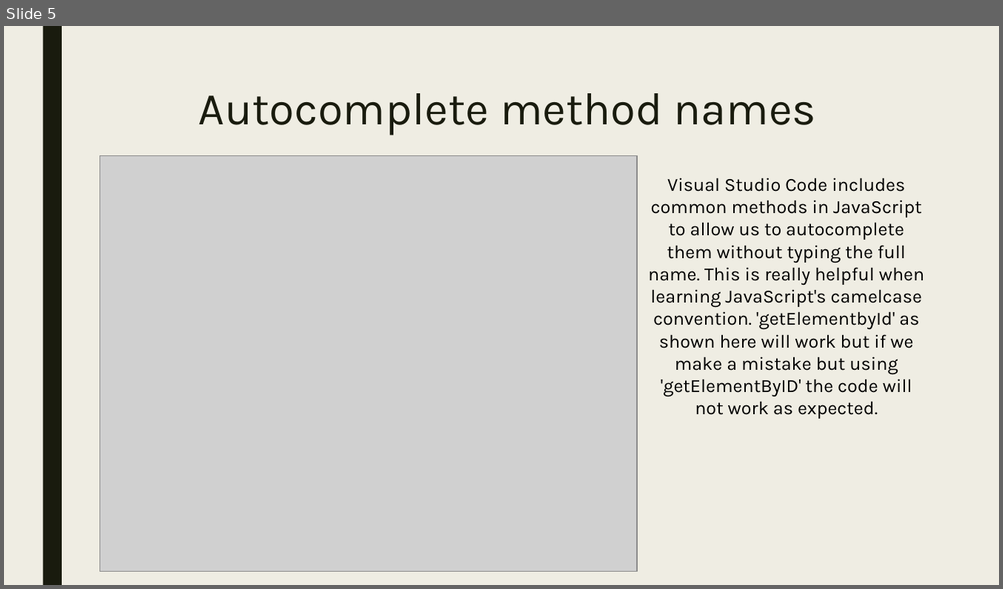
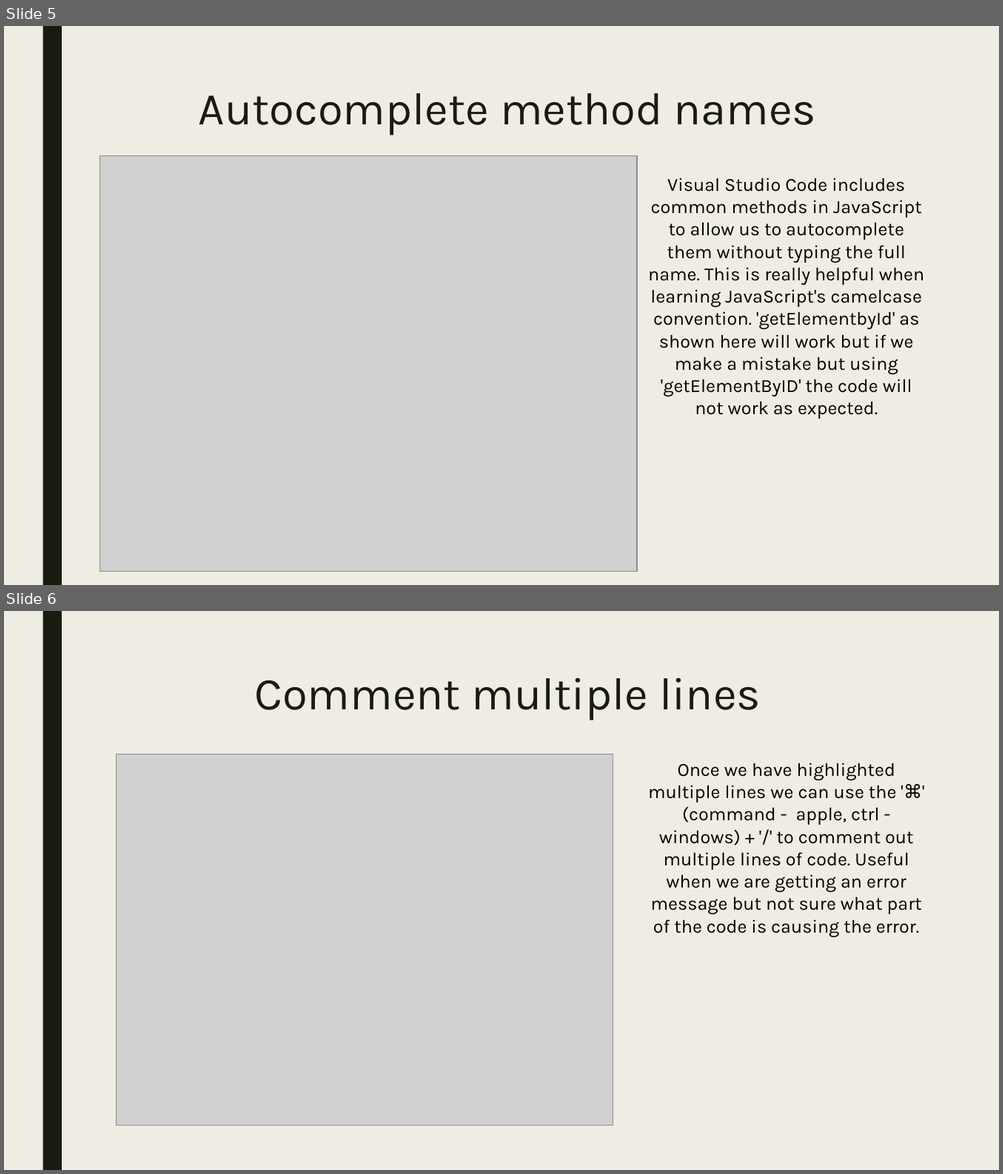
Before and after one commit to 105ron/lightning-talk, a slide deck: Presentation.pptx. Shown one above the other, each under a label of ours: slide 5 before the commit, slides 5 and 6 after it. The pictures are 1003x589 and 1003x1174 pixels, drawn with LibreOffice and Linux fonts; fonts in the diff are those of the drawing; grey boxes stand for pictures. Boxes give left, top, right and bottom in pixels: in the first picture for what was removed or moved away, otherwise in the second. Text is boxed around its words. In the diff, an @@ line names an element or a change of style, - is before the commit and + after.

```diff
--- a/Presentation.pptx
+++ b/Presentation.pptx
@@ slide 6 added at <box>4,611,999,1170</box>, background #EFEDE3; not listed: 1 template element that a slide beside it also shows @@
@@ title added at <box>254,678,760,721</box>, 44 pt, text #191B0E @@
+Comment multiple lines
@@ picture added at <box>116,755,613,1126</box> @@
@@ text added at <box>648,763,922,937</box>, 18 pt, text #000000 @@
+Once we have highlighted multiple lines we can use the '⌘' (command - apple, ctrl - windows) + '/' to comment out multiple lines of code. Useful when we are getting an error message but not sure what part of the code is causing the error.
```
Also in this commit, not shown: 9 other slides added.
